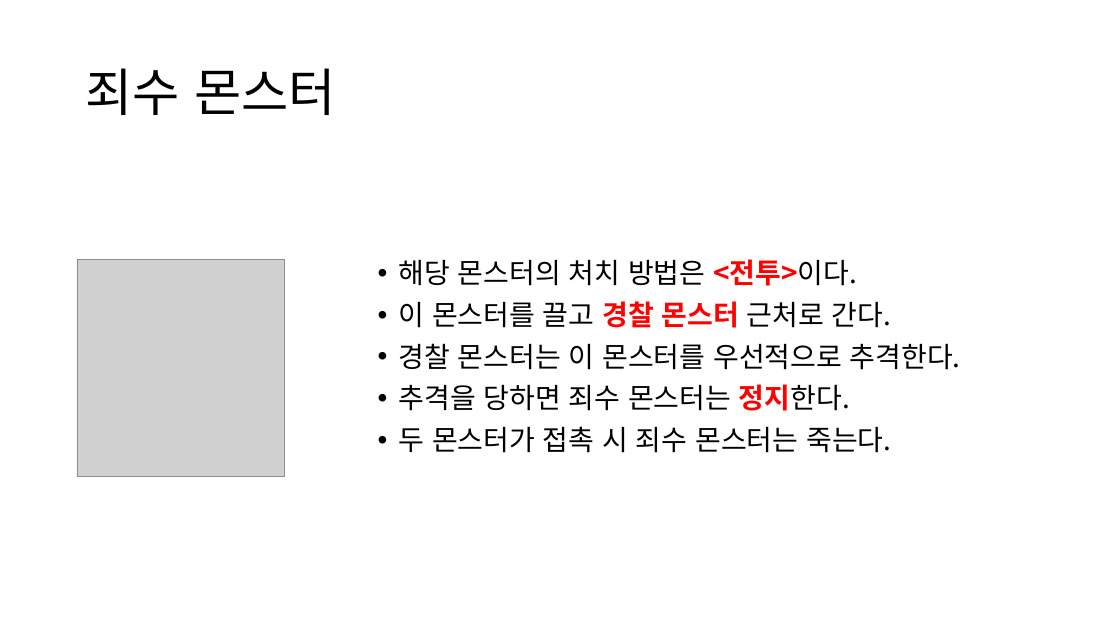
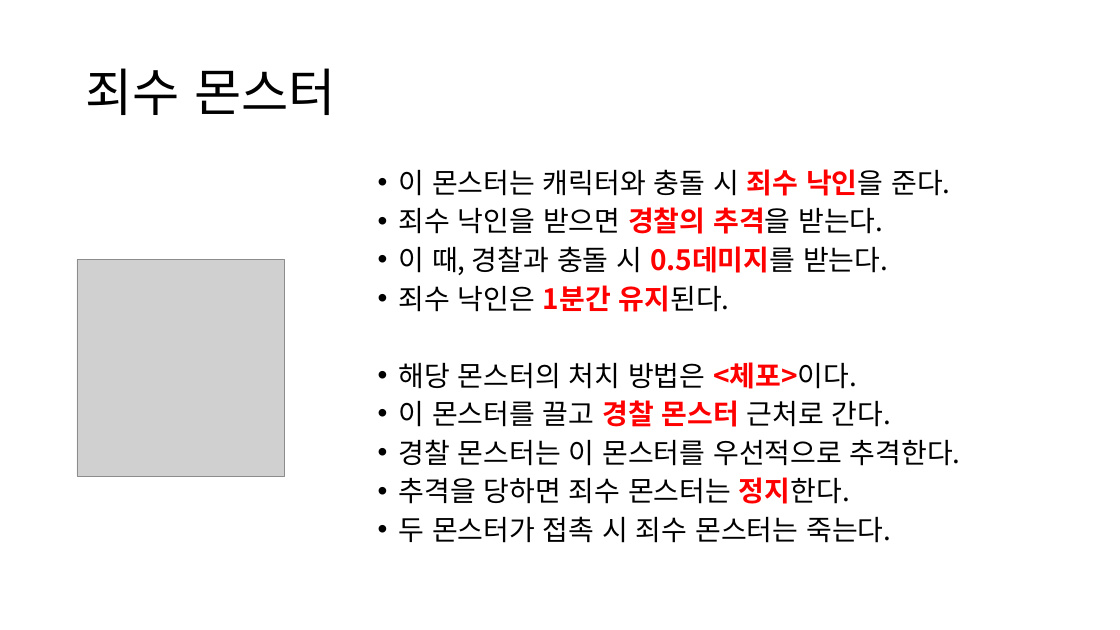
Before and after one commit to yimgunho/Witch_of_Time, a slide deck: slide 6 of 시간의 마녀_몬스터 기획.pptx. Drawn at 1120x630 pixels with LibreOffice and Linux fonts; fonts in the diff are those of the drawing; grey boxes stand for pictures. Boxes give left, top, right and bottom in pixels: in the first picture for what was removed or moved away, otherwise in the second. Text is boxed around its words. In the diff, an @@ line names an element or a change of style, - is before the commit and + after.

Commit message:
몬스터 기획 4

```diff
--- a/시간의 마녀_몬스터 기획.pptx
+++ b/시간의 마녀_몬스터 기획.pptx
@@ text at [399,169,950,389]: text changed @@
-• 해당 몬스터의 처치 방법은 <전투>이다.
+• 이 몬스터는 캐릭터와 충돌 시 죄수 낙인을 준다.
+• 죄수 낙인을 받으면 경찰의 추격을 받는다.
+• 이 때, 경찰과 충돌 시 0.5데미지를 받는다.
+• 죄수 낙인은 1분간 유지된다.
+• 해당 몬스터의 처치 방법은 <체포>이다.
@@ text at [399,400,961,543]: line spacing 0.9 to 0.8 @@
```
Also in this commit, not shown: 7 other slides changed.
